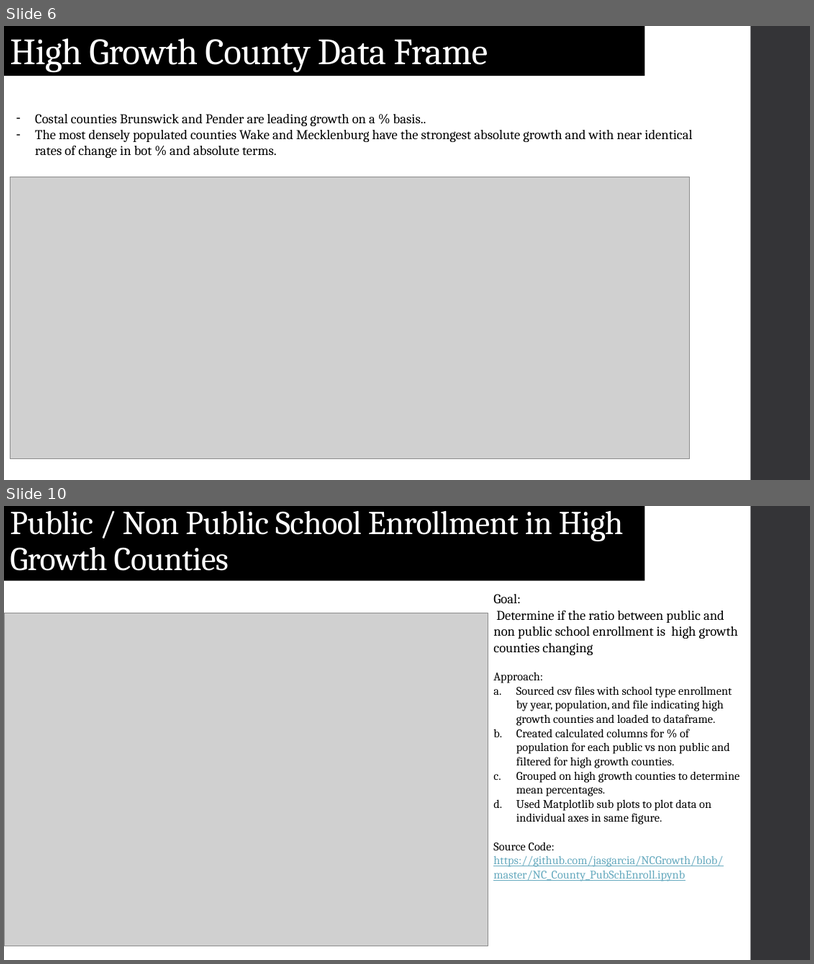
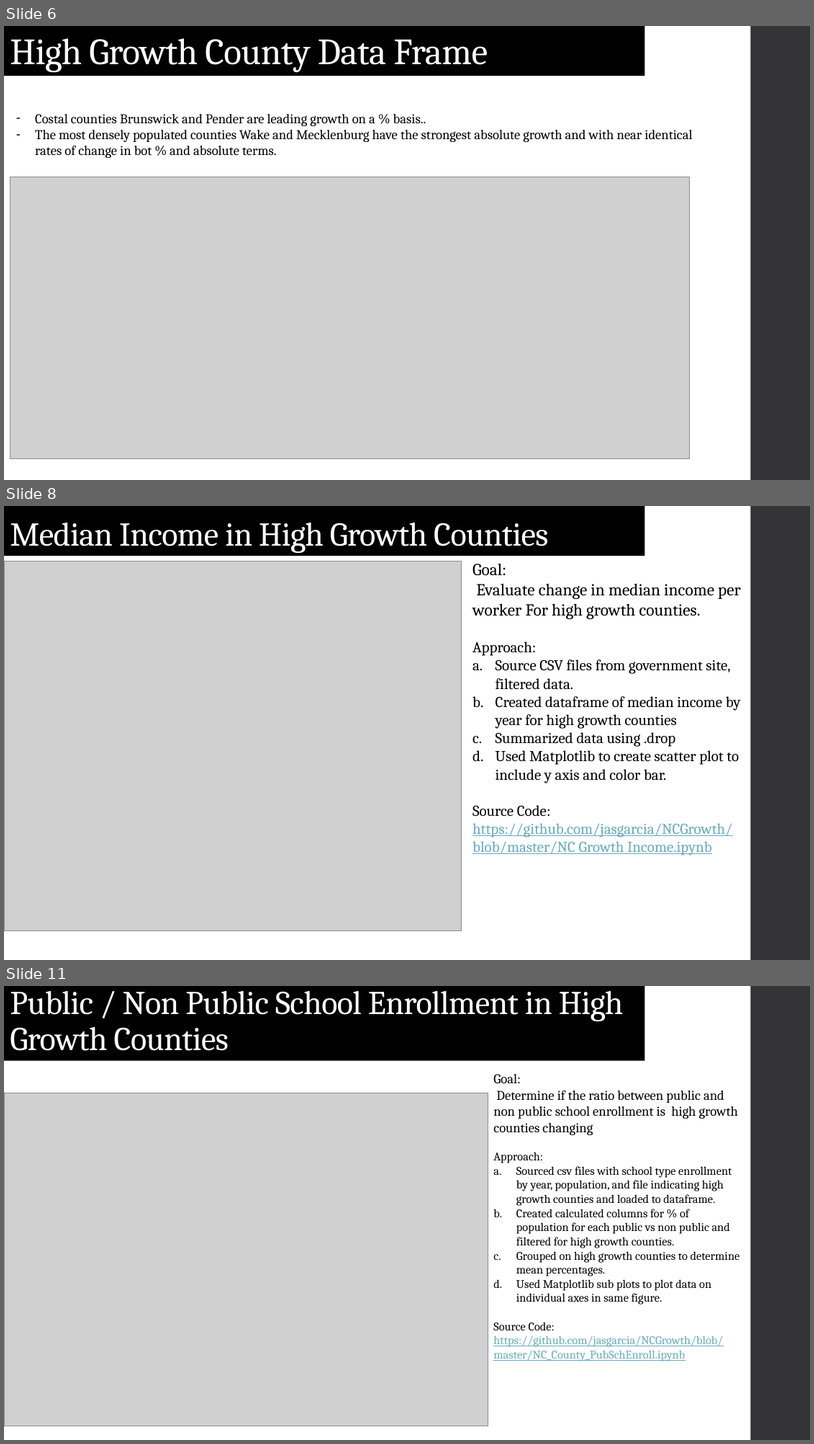
Before and after one commit to jasgarcia/NCGrowth, a slide deck: presentation/NC Growth.pptx. Shown one above the other, each under a label of ours: slides 6 and 10 before the commit, slides 6, 8 and 11 after it; the slides between them are not shown. The pictures are 814x964 and 814x1444 pixels, drawn with LibreOffice and Linux fonts; fonts in the diff are those of the drawing; grey boxes stand for pictures. Boxes give left, top, right and bottom in pixels: in the first picture for what was removed or moved away, otherwise in the second. Text is boxed around its words. In the diff, an @@ line names an element or a change of style, - is before the commit and + after.

```diff
--- a/presentation/NC Growth.pptx
+++ b/presentation/NC Growth.pptx
@@ slide 8 added at (4, 506, 810, 960), background #FFFFFF; not listed: 1 template element that a slide beside it also shows @@
@@ title added at (4, 506, 646, 556), fill #000000, 39.6 pt, text #FFFFFF @@
+Median Income in High Growth Counties
@@ picture added at (4, 561, 461, 930) @@
@@ text added at (473, 563, 741, 855), 18 pt, text #000000 @@
+Goal:
+Evaluate change in median income per worker For high growth counties.
+Approach:
+a. Source CSV files from government site, filtered data.
+b. Created dataframe of median income by year for high growth counties
+c. Summarized data using .drop
+d. Used Matplotlib to create scatter plot to include y axis and color bar.
+Source Code:
+https://github.com/jasgarcia/NCGrowth/blob/master/NC Growth Income.ipynb
@@ what was slide 10 is now slide 11 @@
```
Also in this commit, not shown: 2 slides changed, 2 other slides added, 2 slides removed.
